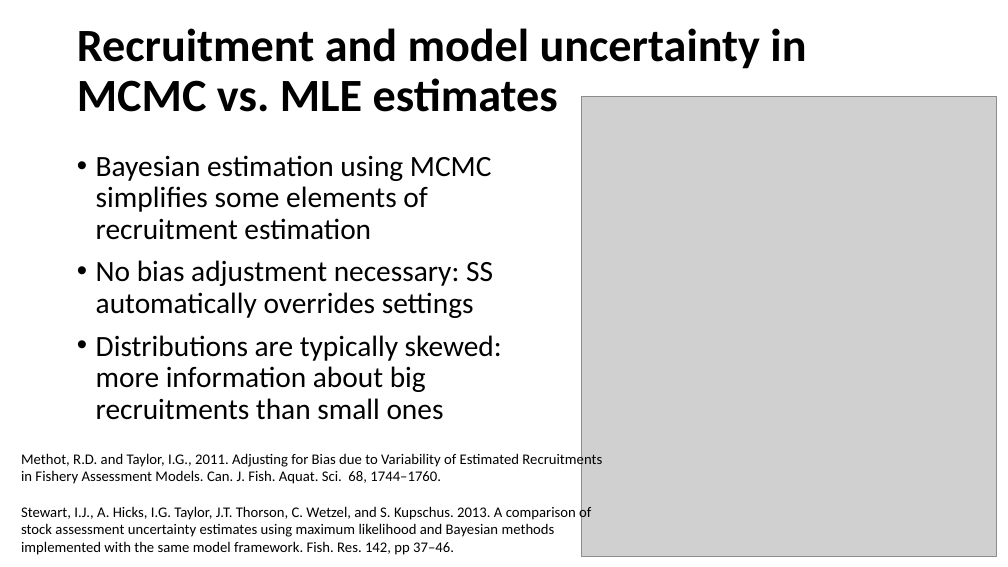
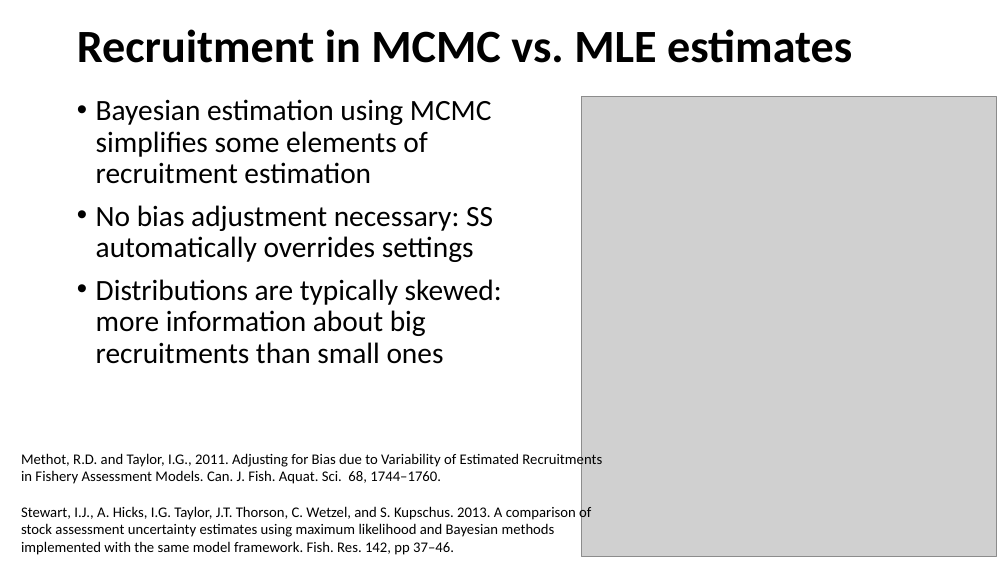
Before and after one commit to iantaylor-NOAA/SSrecruitment, a slide deck: slide 32 of Modeling Recruitment in Stock Synthesis.pptx (slide 27 before the commit). Drawn at 1008x567 pixels with LibreOffice and Linux fonts; fonts in the diff are those of the drawing; grey boxes stand for pictures. Boxes give left, top, right and bottom in pixels: in the first picture for what was removed or moved away, otherwise in the second. Text is boxed around its words. In the diff, an @@ line names an element or a change of style, - is before the commit and + after.

```diff
--- a/Modeling Recruitment in Stock Synthesis.pptx
+++ b/Modeling Recruitment in Stock Synthesis.pptx
@@ title at (x1=77, y1=29, x2=852, y2=63): text changed @@
-Recruitment and model uncertainty in
-MCMC vs. MLE estimates
+Recruitment in MCMC vs. MLE estimates
@@ text "Bayesian estimation using MCMC simplifies ..." moved from (x1=96, y1=155, x2=502, y2=420) to (x1=96, y1=99, x2=502, y2=364) @@
```
Also in this commit, not shown: 5 other slides changed, 7 slides added, 3 slides removed, 1 other file.
